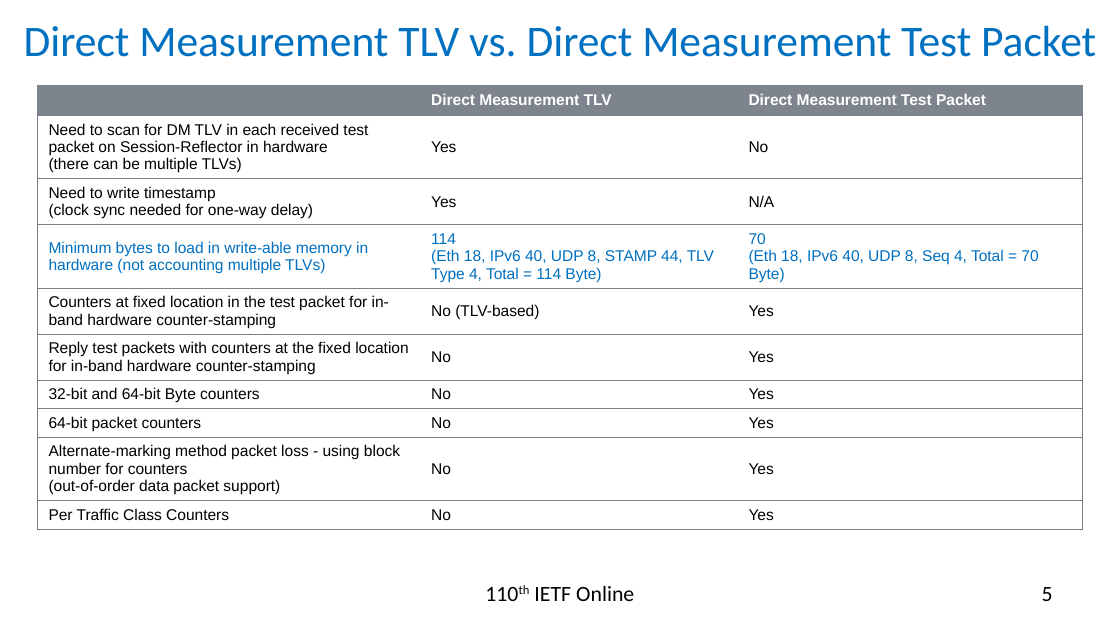
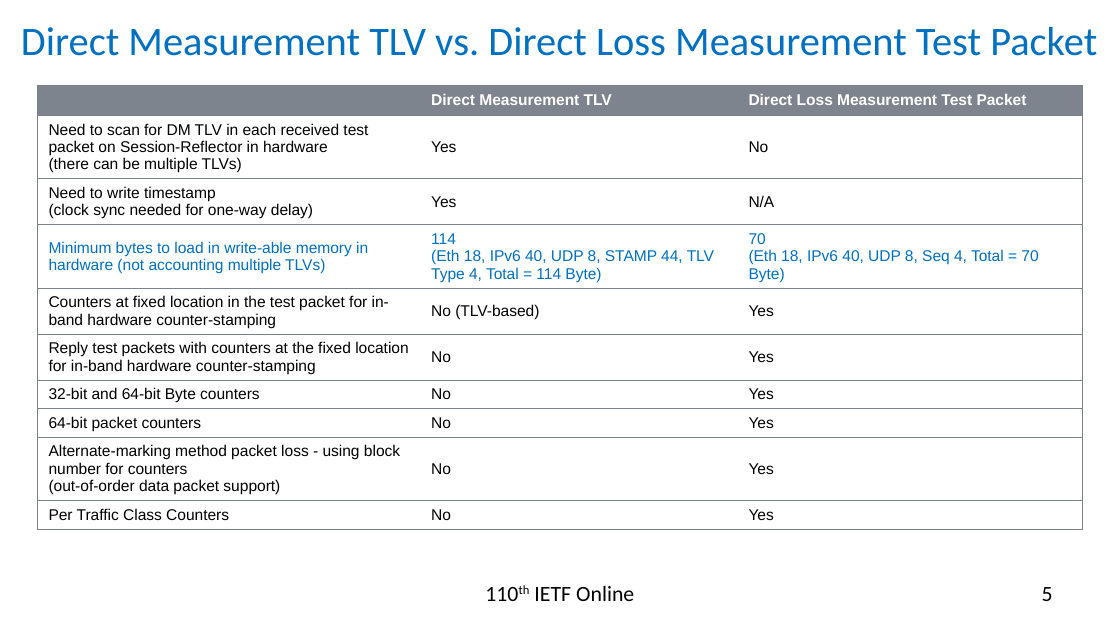
Before and after one commit to rakgandhi/ietf-slides, a slide deck: slide 5 of draft-gandhi-ippm-stamp-direct-loss-00.pptx. Drawn at 1120x630 pixels with LibreOffice and Linux fonts; fonts in the diff are those of the drawing. Boxes give left, top, right and bottom in pixels: in the first picture for what was removed or moved away, otherwise in the second. Text is boxed around its words. In the diff, an @@ line names an element or a change of style, - is before the commit and + after.

```diff
--- a/draft-gandhi-ippm-stamp-direct-loss-00.pptx
+++ b/draft-gandhi-ippm-stamp-direct-loss-00.pptx
@@ title at (x1=21, y1=27, x2=1097, y2=56): text changed; size 28 to 26 pt @@
-Direct Measurement TLV vs. Direct Measurement Test Packet
+Direct Measurement TLV vs. Direct Loss Measurement Test Packet
@@ table at (x1=37, y1=85, x2=1082, y2=552) @@
-row 1, column 3: Direct Measurement Test Packet
+row 1, column 3: Direct Loss Measurement Test Packet
```
Also in this commit, not shown: 5 other slides changed, 1 other file.
